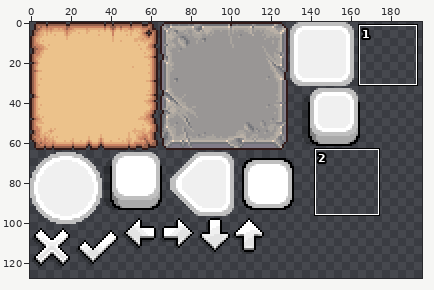
One commit to this sprite sheet: Assets/Interface.png. The first picture is a wide view before the edit; the outline marks the close-up.
Close-up. First the earlier version:
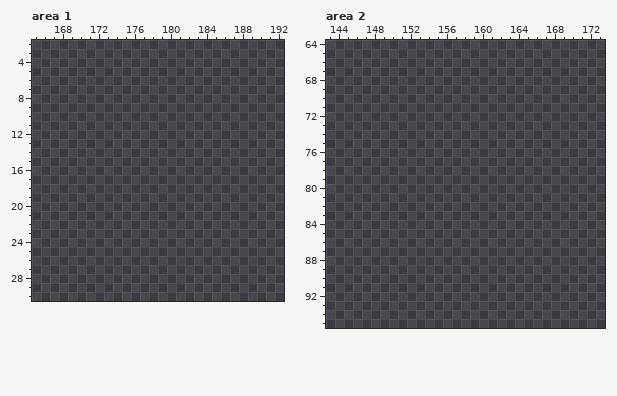
The file is 256x128 pixels. Colours within 5 levels of each other are drawn and written as one. Shown: area 1: x 165..192, y 2..30; area 2: x 143..173, y 64..95. The wide view leaves out empty margins. The commit also changed other parts of the picture, which this record leaves out.
Once edited:
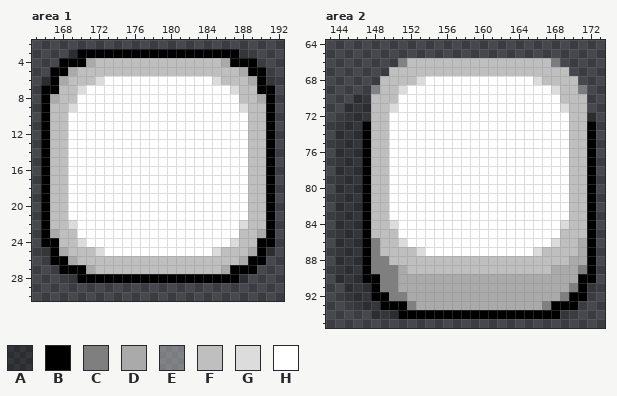
Palette (. is transparent): A #00000040  B #000000  C #7f7f7f  D #aaaaaa  E #bdbdbd7f  F #bfbfbf  G #dcdcdc  H #ffffff
Edits made:
Changed rows in their new state; - is an unchanged pixel.
Area 1:
first column x 166:
 3 ---ABBBBBBBBBBBBBBBBBBA---
 4 --BBBDFFFFFFFFFFFFFFDBBB--
 5 -BBDFFFFFFFFFFFFFFFFFFDBB-
 6 ABDFFFGHHHHHHHHHHHHGFFFDBA
 7 BBFFGHHHHHHHHHHHHHHHHGFFBB
 8 BDFFHHHHHHHHHHHHHHHHHHFFDB
 9 BFFGHHHHHHHHHHHHHHHHHHGFFB
10 BFFHHHHHHHHHHHHHHHHHHHHFFB
11 BFFHHHHHHHHHHHHHHHHHHHHFFB
12 BFFHHHHHHHHHHHHHHHHHHHHFFB
13 BFFHHHHHHHHHHHHHHHHHHHHFFB
14 BFFHHHHHHHHHHHHHHHHHHHHFFB
15 BFFHHHHHHHHHHHHHHHHHHHHFFB
16 BFFHHHHHHHHHHHHHHHHHHHHFFB
17 BFFHHHHHHHHHHHHHHHHHHHHFFB
18 BFFHHHHHHHHHHHHHHHHHHHHFFB
19 BFFHHHHHHHHHHHHHHHHHHHHFFB
20 BFFHHHHHHHHHHHHHHHHHHHHFFB
21 BFFHHHHHHHHHHHHHHHHHHHHFFB
22 BFFGHHHHHHHHHHHHHHHHHHGFFB
23 BDFFHHHHHHHHHHHHHHHHHHFFDB
24 BBFFGHHHHHHHHHHHHHHHHGFFBB
25 ABDFFFGHHHHHHHHHHHHGFFFDBA
26 -BBDFFFFFFFFFFFFFFFFFFDBB-
27 --BBBDFFFFFFFFFFFFFFDBBB--
28 ---ABBBBBBBBBBBBBBBBBBA---
Area 2:
first column x 144:
66 -------EFFFFFFFFFFFFFFFFE----
67 ------FFFFFFFFFFFFFFFFFFFF---
68 -----FFFFGHHHHHHHHHHHHGFFFF--
69 ----EFFGHHHHHHHHHHHHHHHHGFFE-
70 --AAFFFHHHHHHHHHHHHHHHHHHFFF-
71 -AAAFFGHHHHHHHHHHHHHHHHHHGFF-
72 -AAAFFHHHHHHHHHHHHHHHHHHHHFFA
73 AAABFFHHHHHHHHHHHHHHHHHHHHFFB
74 AAABFFHHHHHHHHHHHHHHHHHHHHFFB
75 AAABFFHHHHHHHHHHHHHHHHHHHHFFB
76 AAABFFHHHHHHHHHHHHHHHHHHHHFFB
77 AAABFFHHHHHHHHHHHHHHHHHHHHFFB
78 AAABFFHHHHHHHHHHHHHHHHHHHHFFB
79 AAABFFHHHHHHHHHHHHHHHHHHHHFFB
80 AAABFFHHHHHHHHHHHHHHHHHHHHFFB
81 AAABFFHHHHHHHHHHHHHHHHHHHHFFB
82 AAABFFHHHHHHHHHHHHHHHHHHHHFFB
83 AAABFFHHHHHHHHHHHHHHHHHHHHFFB
84 AAABFFGHHHHHHHHHHHHHHHHHHGFFB
85 AAABFFFHHHHHHHHHHHHHHHHHHFFFB
86 AAABCFFGHHHHHHHHHHHHHHHHGFFDB
87 AAABCFFFFGHHHHHHHHHHHHGFFFFDB
88 AAABCCFFFFFFFFFFFFFFFFFFFFDDB
89 AAABCCCDFFFFFFFFFFFFFFFFDDDCB
90 AAABBCCDDDDDDDDDDDDDDDDDDDDBB
91 -AAABCCDDDDDDDDDDDDDDDDDDDCBA
92 -AAABBCCDDDDDDDDDDDDDDDDDCBB-
93 --AAABBBCDDDDDDDDDDDDDDCBBB--
94 ----AAABBBBBBBBBBBBBBBBBBA---
Changed places in both close-ups, as pixel boxes (x1, y1, x2, y2):
added: (41, 49, 275, 283)
added: (335, 58, 596, 319)
